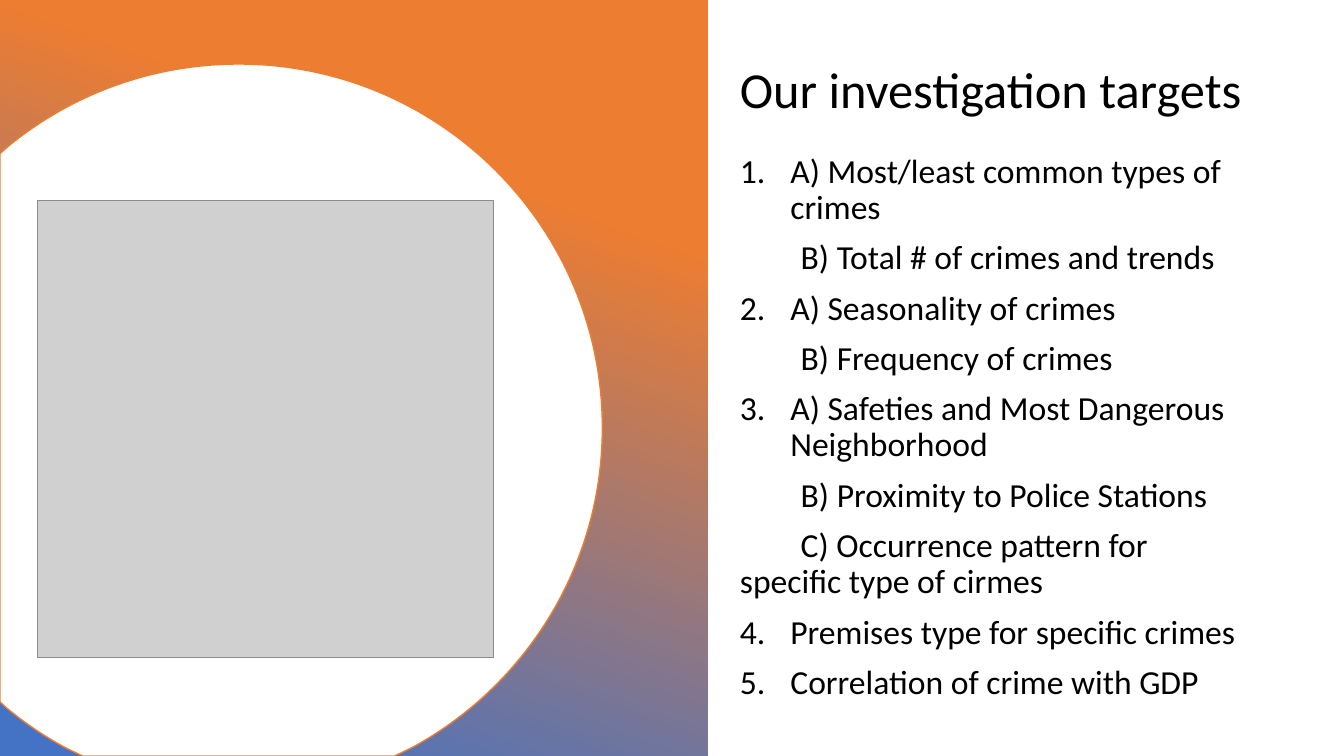
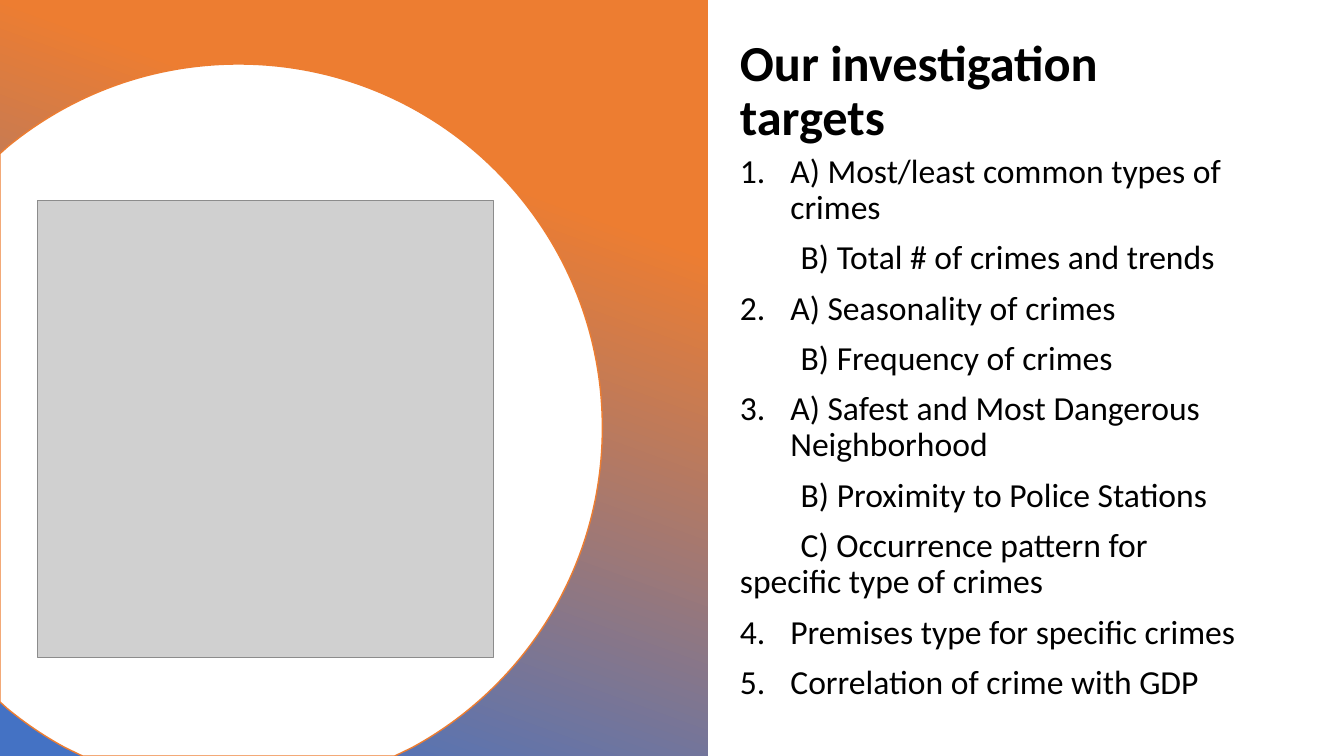
Before and after one commit to neha-nayeem/Project-01, a slide deck: slide 4 of Presentation - Project 01.pptx (slide 3 before the commit). Drawn at 1344x756 pixels with LibreOffice and Linux fonts; fonts in the diff are those of the drawing; grey boxes stand for pictures; background and template pictures are left out. Boxes give left, top, right and bottom in pixels: in the first picture for what was removed or moved away, otherwise in the second. Text is boxed around its words. In the diff, an @@ line names an element or a change of style, - is before the commit and + after.

Commit message:
Updated presentation slides

```diff
--- a/Presentation - Project 01.pptx
+++ b/Presentation - Project 01.pptx
@@ title "Our investigation targets" at box(740, 45, 1097, 144): bold on @@
@@ text at box(790, 395, 1200, 462): text changed @@
-3. A) Safeties and Most Dangerous Neighborhood
+3. A) Safest and Most Dangerous Neighborhood
@@ text at box(740, 532, 1148, 599): text changed @@
-C) Occurrence pattern for specific type of cirmes
+C) Occurrence pattern for specific type of crimes
```
Also in this commit, not shown: 2 other slides changed, 3 slides added, 3 slides removed, 1 other file.
